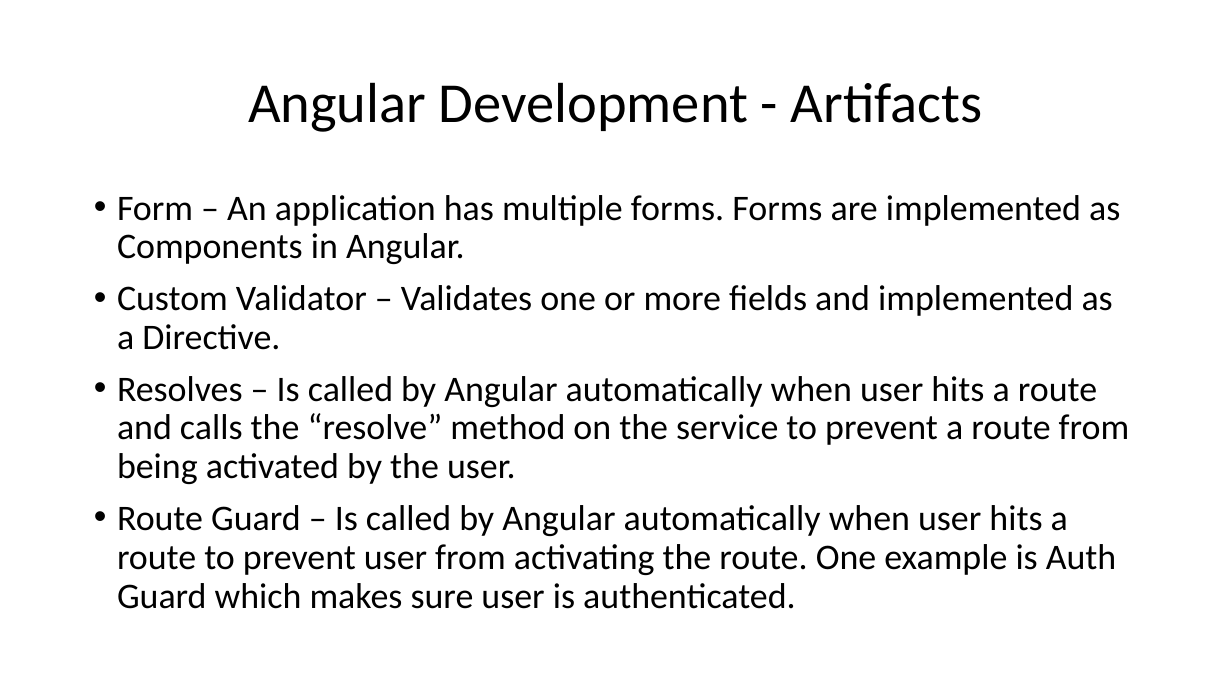
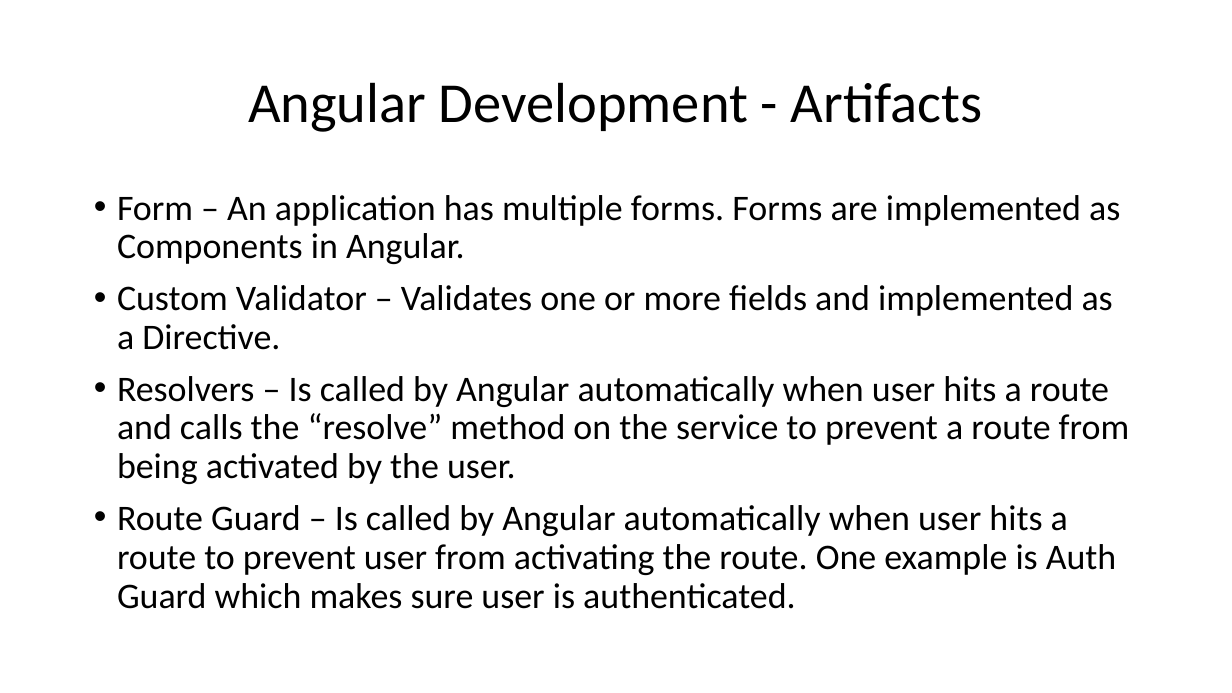
Before and after one commit to kontacthimanshu/angular-fundamentals, a slide deck: slide 5 of PPTs/03-Angular-Development.pptx. Drawn at 1232x693 pixels with LibreOffice and Linux fonts; fonts in the diff are those of the drawing. Boxes give left, top, right and bottom in pixels: in the first picture for what was removed or moved away, otherwise in the second. Text is boxed around its words. In the diff, an @@ line names an element or a change of style, - is before the commit and + after.

```diff
--- a/PPTs/03-Angular-Development.pptx
+++ b/PPTs/03-Angular-Development.pptx
@@ text at box(117, 376, 1129, 484): text changed @@
-• Resolves – Is called by Angular automatically when user hits a route and calls the “resolve” method on the service to prevent a route from being activated by the user.
+• Resolvers – Is called by Angular automatically when user hits a route and calls the “resolve” method on the service to prevent a route from being activated by the user.
```
Also in this commit, not shown: 2 other files.
